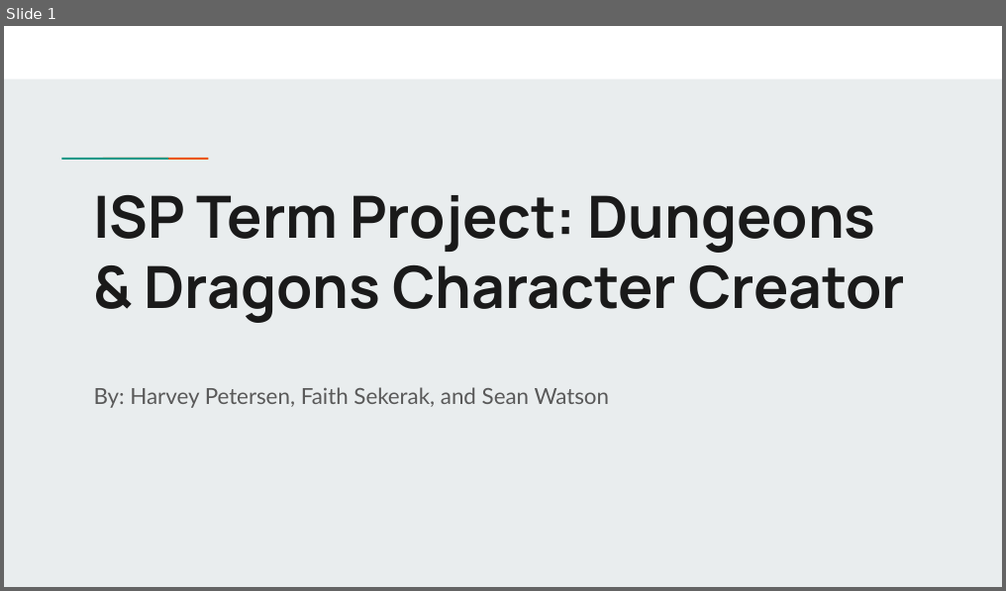
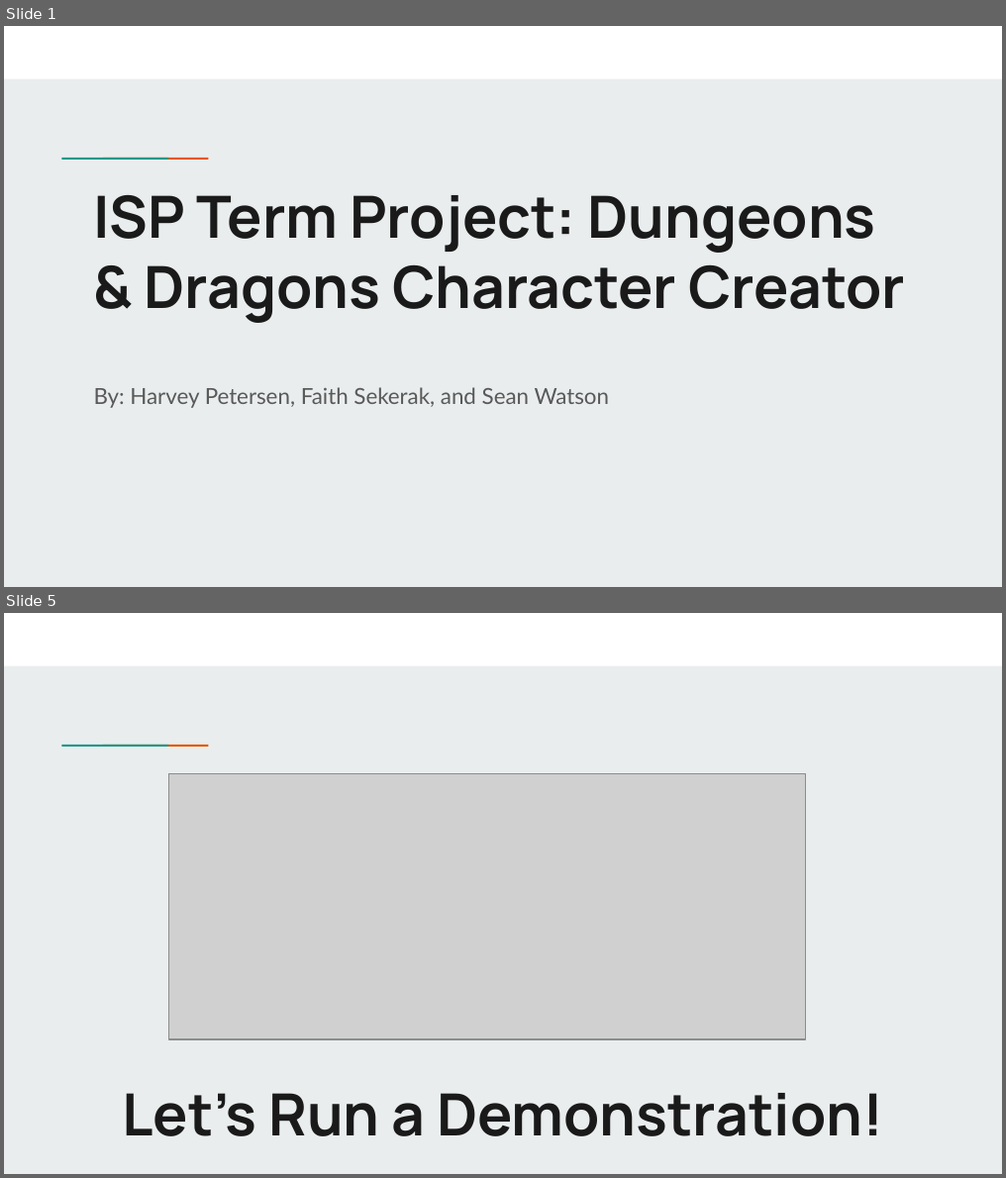
Before and after one commit to harvp/DnD, a slide deck: ISPTermProjectPresentation.pptx. Shown one above the other, each under a label of ours: slide 1 before the commit, slides 1 and 5 after it; the slides between them are not shown. The pictures are 1006x591 and 1006x1178 pixels, drawn with LibreOffice and Linux fonts; fonts in the diff are those of the drawing; grey boxes stand for pictures. Boxes give left, top, right and bottom in pixels: in the first picture for what was removed or moved away, otherwise in the second. Text is boxed around its words. In the diff, an @@ line names an element or a change of style, - is before the commit and + after.

```diff
--- a/ISPTermProjectPresentation.pptx
+++ b/ISPTermProjectPresentation.pptx
@@ slide 5 added at (x1=4, y1=613, x2=1002, y2=1174), background #E9EDEE; not listed: 3 template elements that a slide beside it also shows @@
@@ picture added at (x1=168, y1=773, x2=806, y2=1040) @@
@@ title added at (x1=123, y1=1093, x2=883, y2=1137), 42 pt, text #1A1A1A, bold @@
+Let’s Run a Demonstration!
```
Also in this commit, not shown: 3 other slides added, 4 slides removed, 2 other files.
